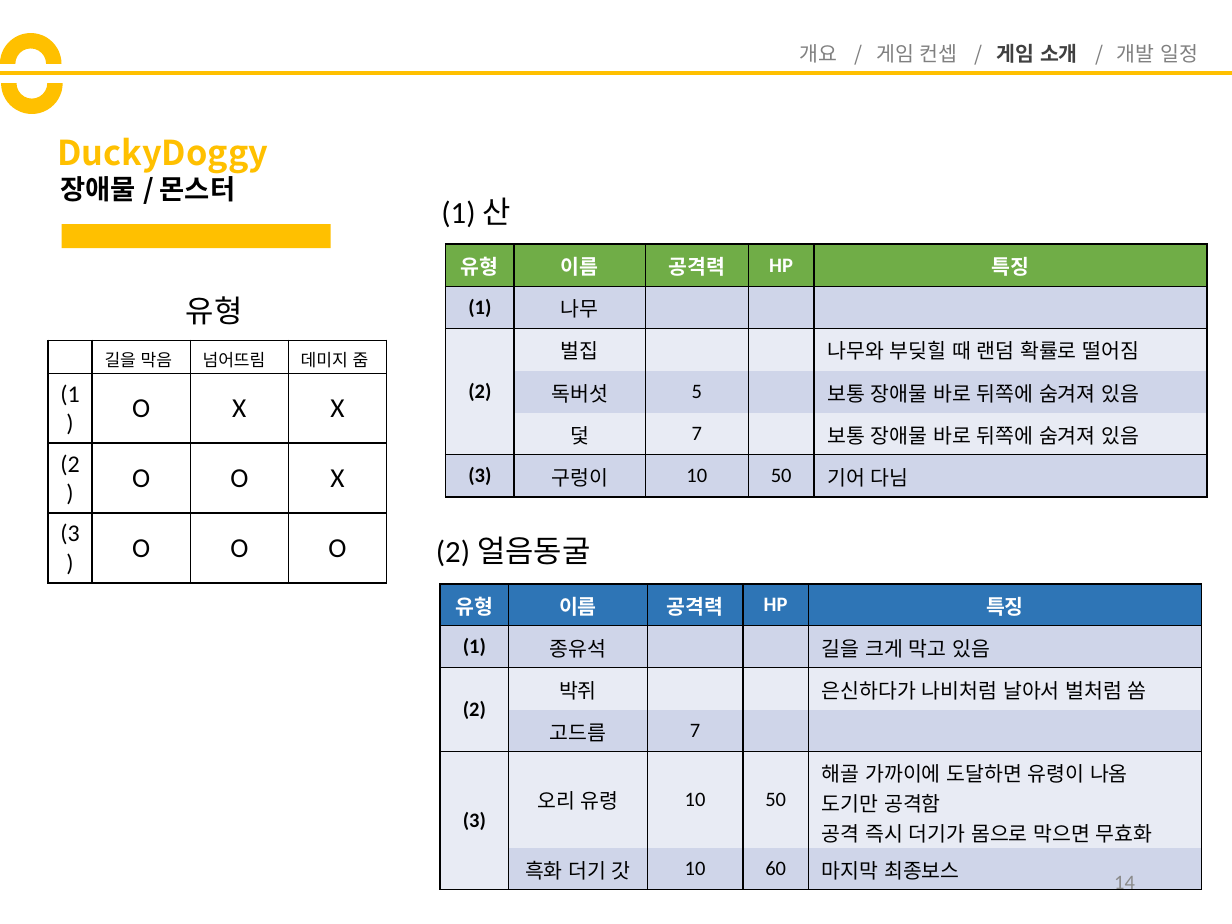
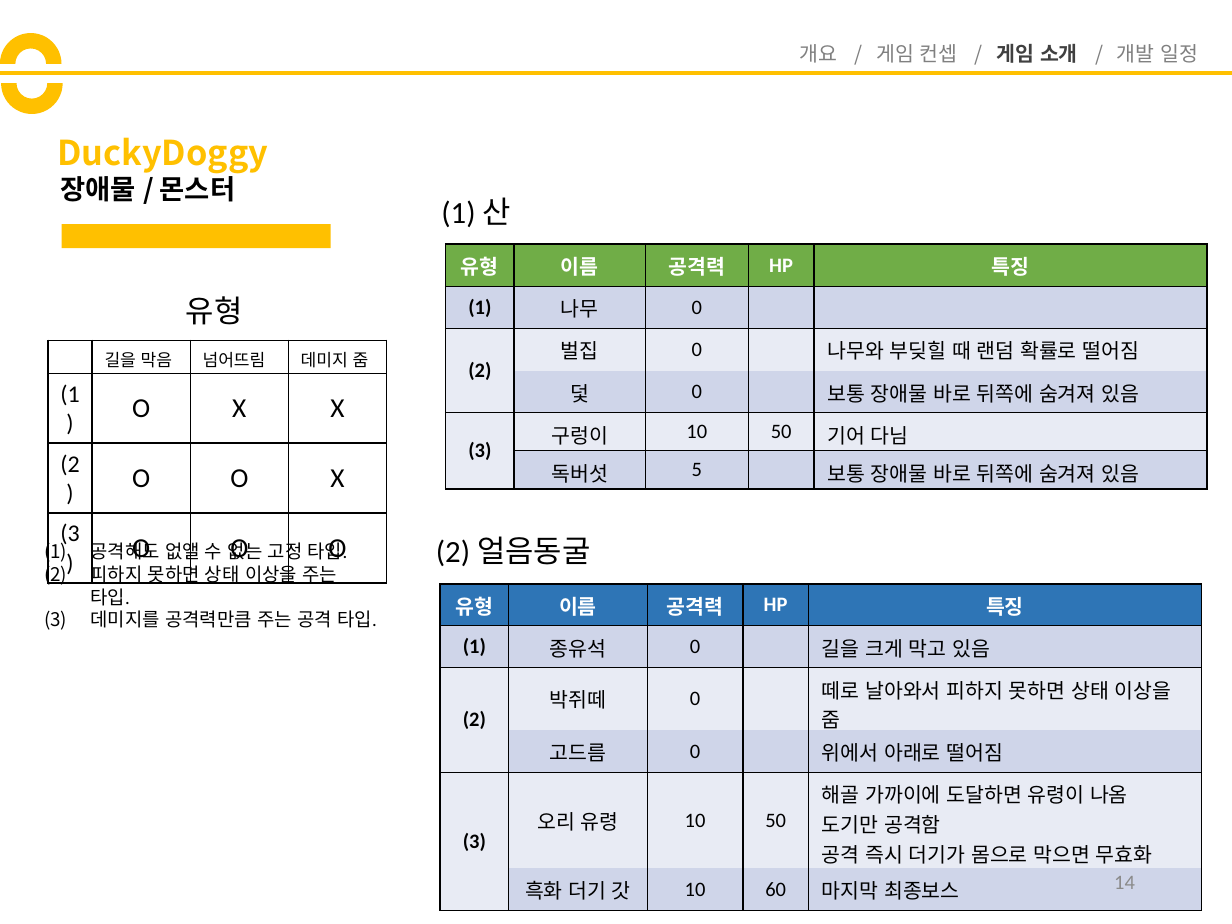
Before and after one commit to codnsj81/HuffAndPuff, a slide deck: slide 14 of 기획 문서/DuckyDoggy_기획서.pptx. Drawn at 1232x924 pixels with LibreOffice and Linux fonts; fonts in the diff are those of the drawing. Boxes give left, top, right and bottom in pixels: in the first picture for what was removed or moved away, otherwise in the second. Text is boxed around its words. In the diff, an @@ line names an element or a change of style, - is before the commit and + after.

```diff
--- a/기획 문서/DuckyDoggy_기획서.pptx
+++ b/기획 문서/DuckyDoggy_기획서.pptx
@@ table at bbox=[446, 244, 1206, 489] @@
-row 2: (1) | 나무 |  |  | 
-row 3: (2) | 벌집 |  |  | 나무와 부딪힐 때 랜덤 확률로 떨어짐
+row 2: (1) | 나무 | 0 |  | 
+row 3: (2) | 벌집 | 0 |  | 나무와 부딪힐 때 랜덤 확률로 떨어짐
+row 4:  | 덫 | 0 |  | 보통 장애물 바로 뒤쪽에 숨겨져 있음
+row 5: (3) | 구렁이 | 10 | 50 | 기어 다님
-row 5:  | 덫 | 7 |  | 보통 장애물 바로 뒤쪽에 숨겨져 있음
-row 6: (3) | 구렁이 | 10 | 50 | 기어 다님
@@ borders changed @@
@@ text added at bbox=[90, 539, 377, 628], 11 pt, text #000000 @@
+(1) 공격해도 없앨 수 없는 고정 타입.
+(2) 피하지 못하면 상태 이상을 주는 타입.
+(3) 데미지를 공격력만큼 주는 공격 타입.
@@ table at bbox=[440, 584, 1200, 910] @@
-row 2, column 3: 
+row 2, column 3: 0
-row 3: (2) | 박쥐 |  |  | 은신하다가 나비처럼 날아서 벌처럼 쏨
+row 3: (2) | 박쥐떼 | 0 |  | 떼로 날아와서 피하지 못하면 상태 이상을 줌
-row 4, column 3: 7
+row 4, column 3: 0
-row 4, column 5: 
+row 4, column 5: 위에서 아래로 떨어짐
```
Also in this commit, not shown: 5 other slides changed, 1 slide added.
